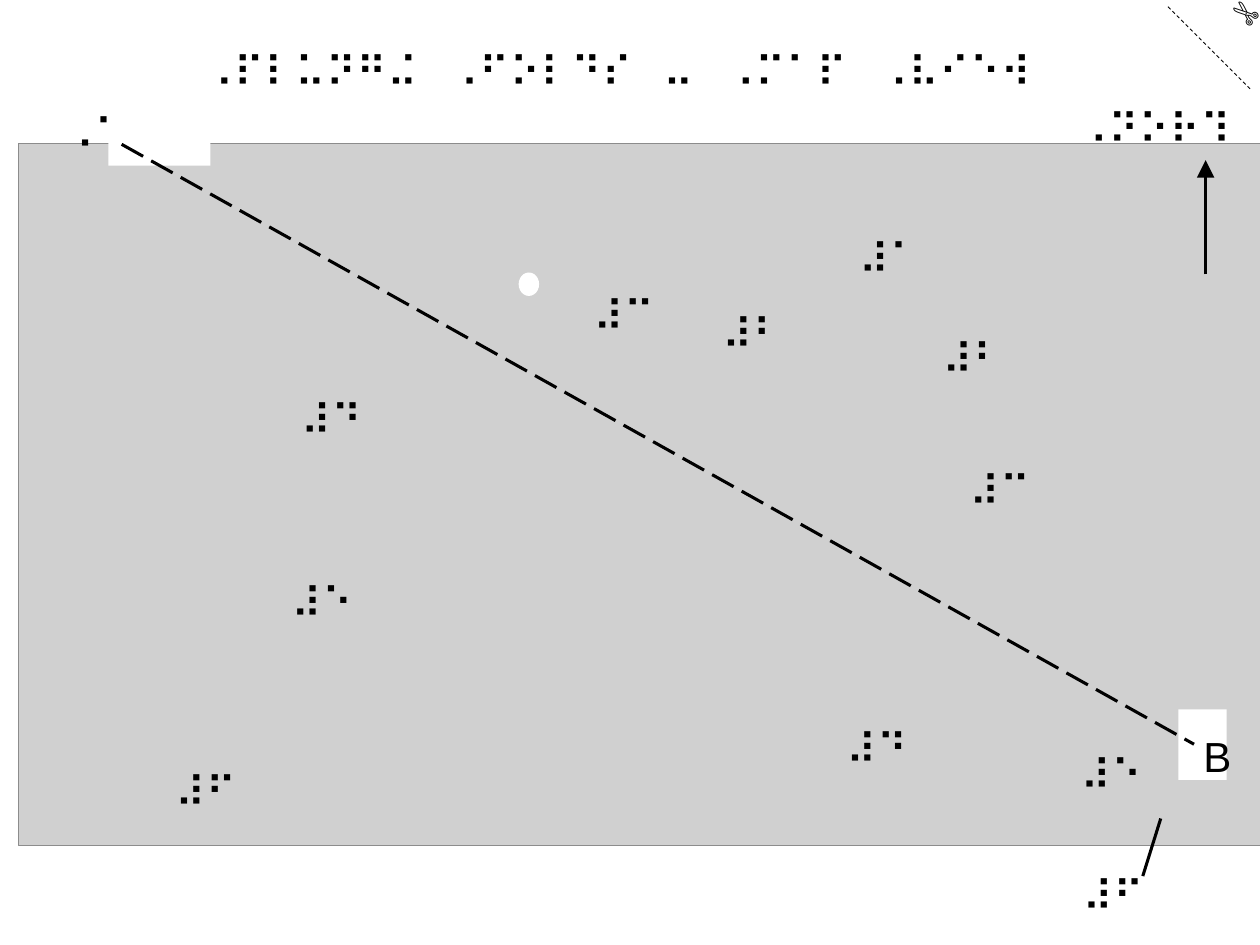
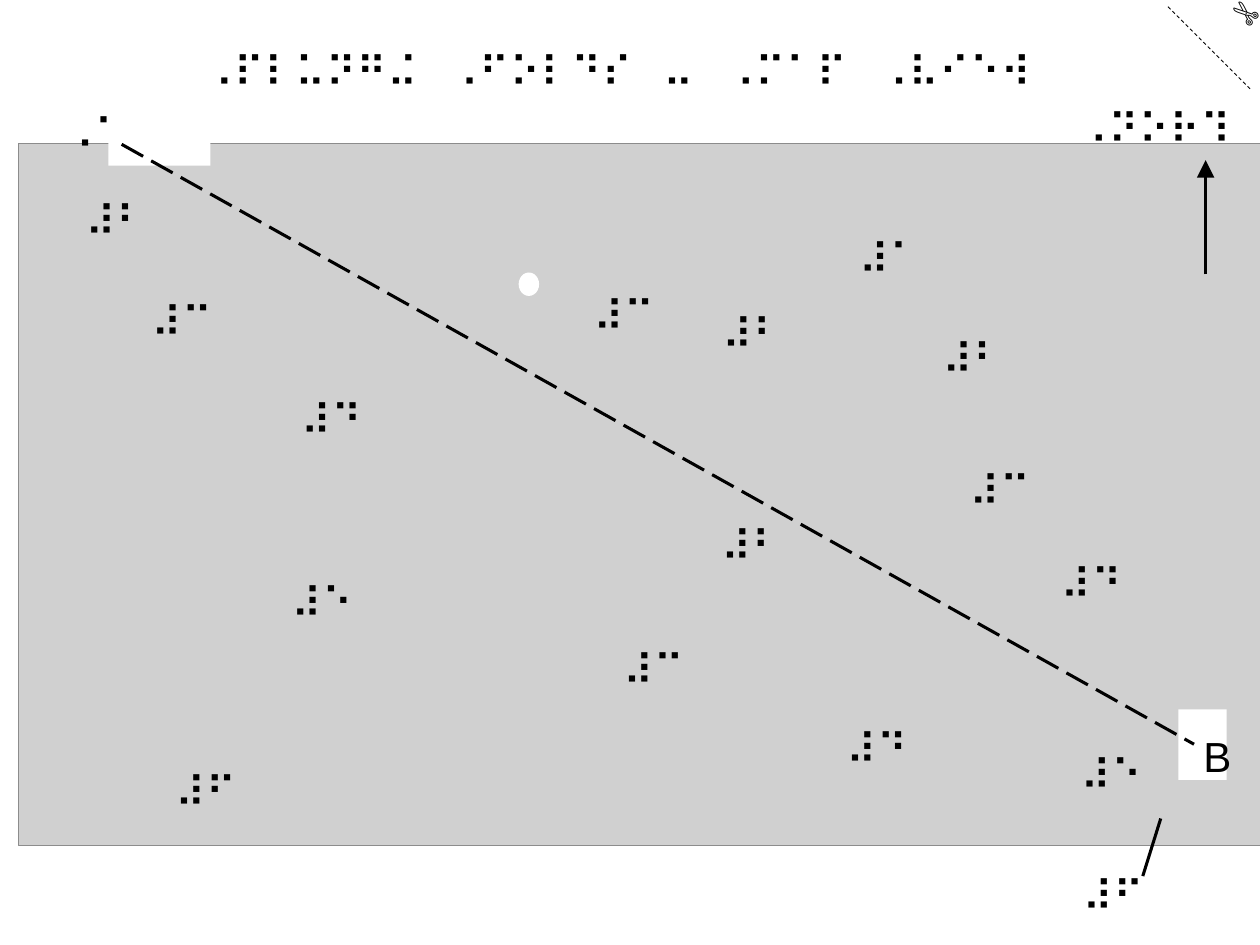
Before and after one commit to the-iagd/geological_tactile_image_repository, a slide deck: slide 2 of assets/tactile_image_files/0046-plunging_folds_map_view/0046-plunging_folds_map_view.pptx. Drawn at 1260x945 pixels with LibreOffice and Linux fonts; fonts in the diff are those of the drawing; grey boxes stand for pictures. Boxes give left, top, right and bottom in pixels: in the first picture for what was removed or moved away, otherwise in the second. Text is boxed around its words. In the diff, an @@ line names an element or a change of style, - is before the commit and + after.

```diff
--- a/assets/tactile_image_files/0046-plunging_folds_map_view/0046-plunging_folds_map_view.pptx
+++ b/assets/tactile_image_files/0046-plunging_folds_map_view/0046-plunging_folds_map_view.pptx
@@ text added at (73, 189, 163, 252), 24 pt, text #000000 @@
+⠼⠃
@@ text added at (139, 290, 228, 353), 24 pt, text #000000 @@
+⠼⠉
@@ text added at (708, 514, 798, 577), 24 pt, text #000000 @@
+⠼⠃
@@ text added at (1048, 552, 1138, 615), 24 pt, text #000000 @@
+⠼⠙
@@ text added at (610, 636, 699, 699), 24 pt, text #000000 @@
+⠼⠉
```
Also in this commit, not shown: 1 other slide changed, 11 other files.
